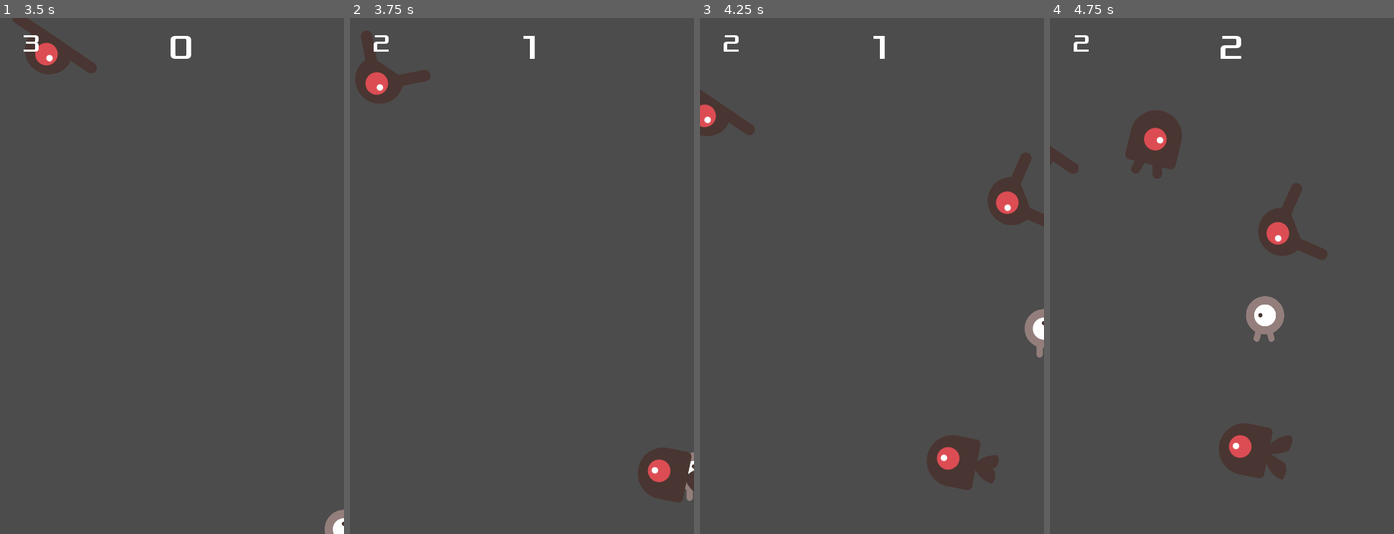
Above: before the commit, frames 1-4 (left to right).
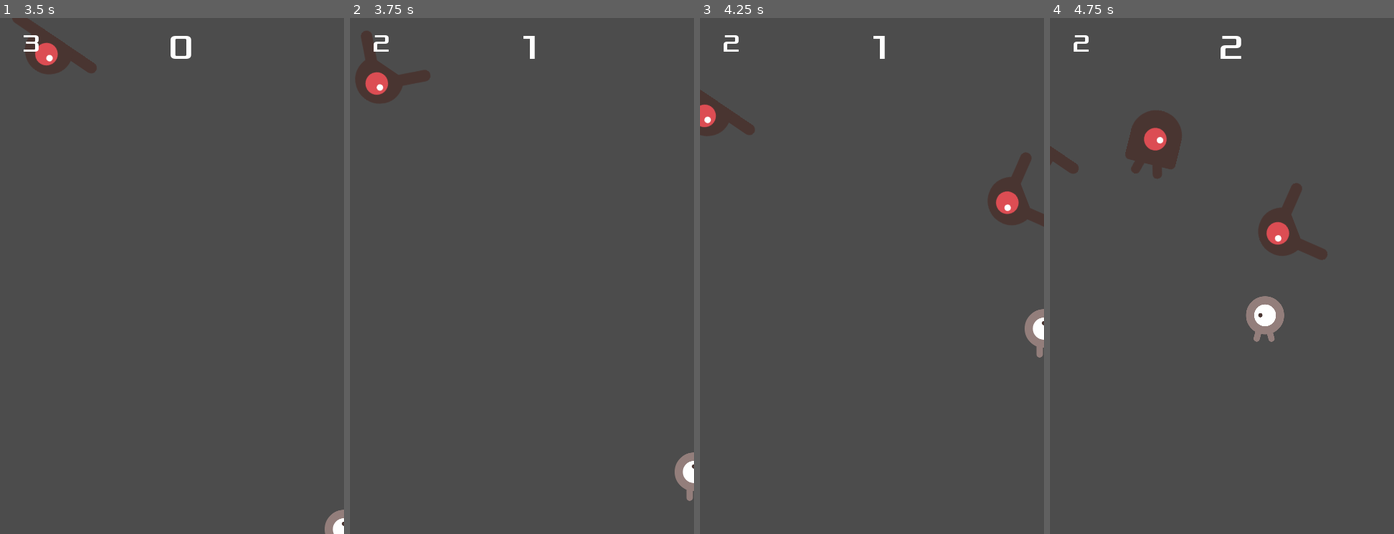
Above: after the commit, the same moments.

Repository: 44351-w22/godot-tutorial-cameronkc
Game: Godot game, scene res://Main.tscn
The game is run twice, just before and just after one commit, with the same random seed, the same clock (stepped at 60 frames per second) and the same inputs.
Inputs:
- Up to frame 1 (3.5 s): click "start" at 0.5 s; tap Enter at 1.25 s; hold D (move_right) 1.28-2.03 s; hold S (move_down) 2.03-2.78 s; hold D (move_right) from 2.78 s (still down)
- Up to frame 2 (3.75 s): release D (move_right) at 3.53 s; hold W (move_up) from 3.53 s (still down)
- Up to frame 3 (4.25 s): keep holding W (move_up)
- Up to frame 4 (4.75 s): release W (move_up) at 4.28 s; hold A (move_left) from 4.28 s (still down)

Frame 1 is identical in both runs. In frame 2, 1.3% of the frame differs, in the area x 83-100%, y 83-94%; in frame 3, 1.5%; in frame 4, 1.6%, in the area x 49-71%, y 78-90%.

Commit message:
hide enemy after hit 5/10

Diff:
--- a/Player.gd
+++ b/Player.gd
@@ -41,6 +41,7 @@
 func _on_Player_body_entered(body):
 		hitcount -= 1
 		emit_signal("hit")
+		body.hide()
 		if hitcount == 0:
 			hide() # Player disappears after being hit.
 			# Must be deferred as we can't change physics properties on a physics callback.
